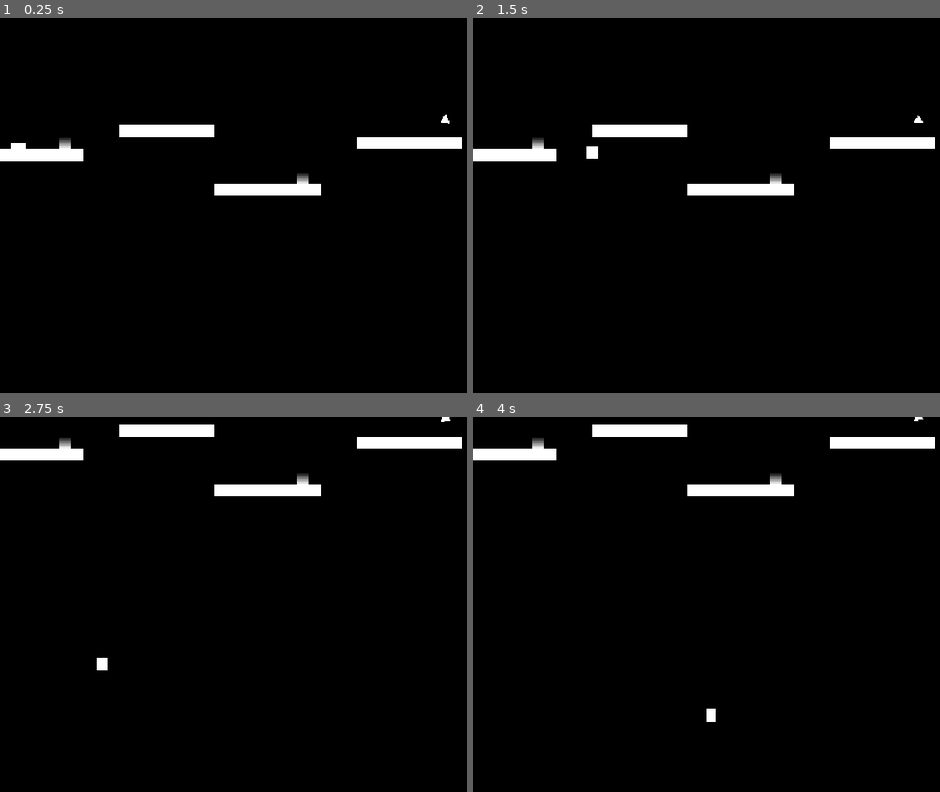
Above: before the commit, frames 1-4 (two rows, left to right).
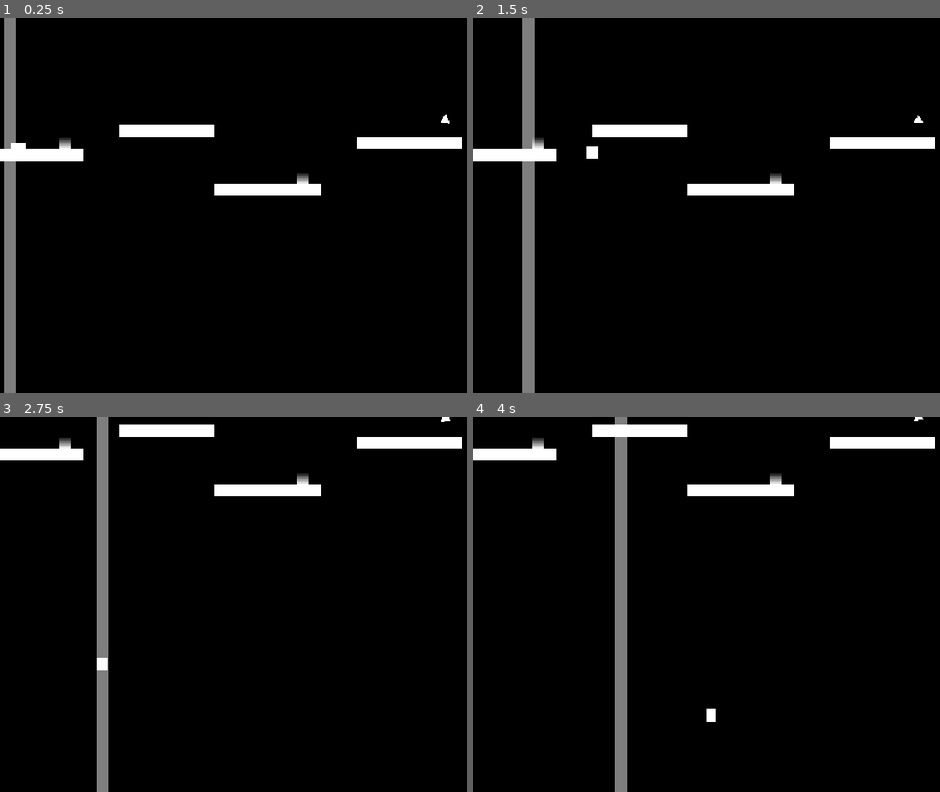
Above: after the commit, the same moments.

Repository: noahwu8888/gmtk-cogs-2025
Game: Godot game, scene res://scenes/atlinx.tscn
Same seed, same stepped clock (60 frames per second), same inputs: the game is played once before the commit and once after it. Sound files missing from this copy of the repository are replaced by a short silence.
Inputs:
- Up to frame 1 (0.25 s): no input
- Up to frame 2 (1.5 s): tap Enter (ui_accept) at 0.5 s; hold D (p1_right) from 0.53 s (still down); tap P at 0.6, 1.35 s; tap W (p1_jump) at 0.77 s
- Up to frame 3 (2.75 s): tap W (p1_jump) at 1.52 s; release D (p1_right) at 2.03 s; hold A (p1_left) from 2.03 s (still down); tap P at 2.1 s
- Up to frame 4 (4 s): release A (p1_left) at 2.78 s; hold D (p1_right) from 2.78 s (still down); tap P at 2.85, 3.6 s; tap W (p1_jump) at 3.02, 3.77 s

The runs differ from the first frame. In frame 1, 2.4% of the frame differs, in the area x 0-4%, y 0-100%; in frame 2, 2.6%; in frame 3, 2.4%; in frame 4, 2.6%, in the area x 30-34%, y 0-100%.

Commit message:
Fix loop bar

Diff:
--- a/prefabs/loop_bar.tscn
+++ b/prefabs/loop_bar.tscn
@@ -1,8 +1,7 @@
 [gd_scene load_steps=3 format=3 uid="uid://dktcdyv405i1p"]
 
 [ext_resource type="Script" uid="uid://dnsrw5rx0w5uo" path="res://scripts/loop_bar.gd" id="1_dqg14"]
-
-[sub_resource type="PlaceholderTexture2D" id="PlaceholderTexture2D_1sw51"]
+[ext_resource type="Texture2D" uid="uid://cse48w2sb0eqy" path="res://assets/art/gmtk_Square.png" id="2_1smda"]
 
 [node name="LoopBar" type="Node2D"]
 script = ExtResource("1_dqg14")
@@ -12,8 +11,10 @@
 beats = 4
 
 [node name="Sprite2D" type="Sprite2D" parent="."]
-scale = Vector2(5, 648)
-texture = SubResource("PlaceholderTexture2D_1sw51")
+self_modulate = Color(1, 1, 1, 0.494118)
+z_index = -100
+scale = Vector2(1, 648)
+texture = ExtResource("2_1smda")
 
 [node name="Marker2D" type="Marker2D" parent="."]
-position = Vector2(1152, 0)
+position = Vector2(11264, 0)
--- a/prefabs/rooms/room_2.tscn
+++ b/prefabs/rooms/room_2.tscn
@@ -4,5 +4,5 @@
 
 [node name="Room1" instance=ExtResource("1_gco17")]
 
-[node name="MainLayer" parent="." index="1"]
+[node name="MainLayer" parent="." index="2"]
 tile_map_data = PackedByteArray("AAAlAP3/AQAAAAAAAQAAAAAAAAABAAMAAAABAAAAAAACAAMAAAAEAAAAAAADAAMAAAADAAAAAAACAAMAAAACAA …(464 unchanged characters)…
